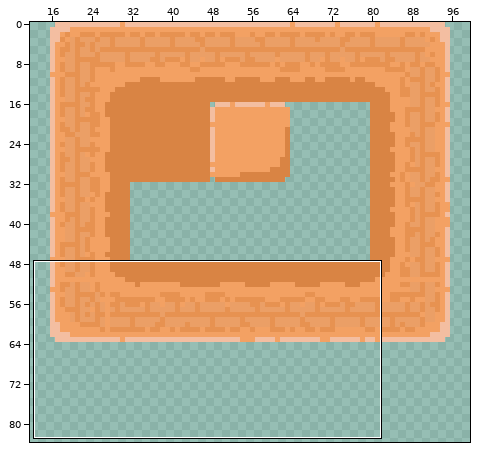
Two versions of one pixel-art file, Assets/Sprites/tile_main.aseprite. Above, an overview of the earlier version with the close-up marked.
Close-up. Earlier state:
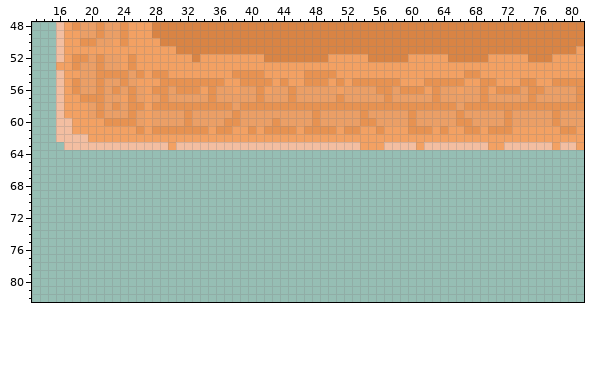
128x128 pixels, 1 frame. Shown: x 13..81, y 48..82. The wide view leaves out empty margins. The commit also changed other parts of the picture, which this record leaves out.
The result:
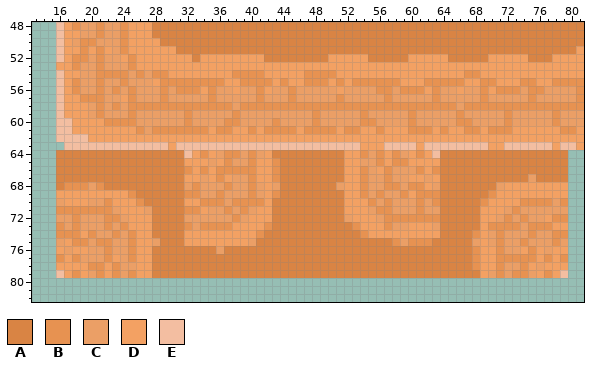
Palette (. is transparent): A #d98444  B #e79251  C #eb9f66  D #f3a163  E #f3bea1
Edits made:
y 50: x 18 D -> C; x 23 D -> C
y 51: x 19 D -> B; x 21 D -> B; x 23..24 DD -> CB
y 53: x 24 D -> C
y 54: x 27 D -> C
y 55: x 26..27 DD -> CC
y 56: x 27..28 DB -> CC
y 57: x 27 D -> C
y 58: x 27 D -> B
y 59..61: x 27 D -> C
y 64: x 16..79 ................................................................ -> AAAAAAAAAAAAAAAAEDBDCBBCBCDAAAAAAAAADDBCBDBCDBDEAAAAAAAAAAAAAAAA
y 65: x 16..79 ................................................................ -> AAAAAAAAAAAAAAAADDDCDBCCBDDBAAAAAAAADDCCBDBBDDDDAAAAAAAAAAAAAAAA
y 66: x 16..79 ................................................................ -> AAAAAAAAAAAAAAAABDBDBBBBBDDBAAAAAAAADDBCDBCCCBDBAAAAAAAAAAAAAAAA
y 67: x 16..79 ................................................................ -> AAAAAAAAAAAAAAAADDCDBDCCBDDBAAAAAAAADDBCCBCCDDCDAAAAAAAAAAACAAAA
y 68: x 16..79 ................................................................ -> ABBBCBAAAAAAAAAACBCCCBCCBCDCAAAAAAACDDBCCBBCBBDCAAAAAAACDDDDDDDD
y 69: x 16..79 ................................................................ -> DDDDDDDDDBAAAAAABBCCBCCCBCDBAAAAAAAADDBCBCCBDBBBAAAAAABDDDDDDDDD
y 70: x 16..79 ................................................................ -> CDDDCCBDDDBAAAAADDBBBCBBBBDAAAAAAAAADDDBCBCCCBCBAAAAABDDDDBBBBCB
y 71: x 16..79 ................................................................ -> BBBBBBBCDDDCAAAABBDCCBCBCDDAAAAAAAAADDDCBBCCCBCCAAAAADDDCBCCCCCC
y 72: x 16..79 ................................................................ -> CCBCCCBBCDDDAAAACCCCCCBCDDDAAAAAAAAACDDDCBBBBBBBAAAAADDCBCBCCDBB
y 73: x 16..79 ................................................................ -> BCBCCCBCBDDDAAAABCBBBBDDDDBAAAAAAAAAABDDDBCCDDDCAAAAADBBBBCBBBDD
y 74: x 16..79 ................................................................ -> BBBDBCCBCBDDAAAADDDDDDDDDBAAAAAAAAAAAABDDDDDDDDDAAAABDCBCCCBCCBB
y 75: x 16..79 ................................................................ -> CDBBCBBCCBDDCAAADDDDDDDDCAAAAAAAAAAAAAAAAABCBBBAAAAACDCBCCBCCCBC
y 76: x 16..79 ................................................................ -> DCDDCCBCCBDDAAAAAAAACAAAAAAAAAAAAAAAAAAAAAAAAAAAAAAABDDBCCDBDCDD
y 77: x 16..79 ................................................................ -> BDBCCCBDCBDDAAAAAAAAAAAAAAAAAAAAAAAAAAAAAAAAAAAAAAAABDDBBBBBDBDB
y 78: x 16..79 ................................................................ -> DDDDBBDBCCDDAAAAAAAAAAAAAAAAAAAAAAAAAAAAAAAAAAAAAAAABDDBCCBDCDDD
y 79: x 16..79 ................................................................ -> EDBDCBDBCBDDAAAAAAAAAAAAAAAAAAAAAAAAAAAAAAAAAAAAAAAAADCBCBBCDBDE
Pixel boxes of the changes (left, top, right, bottom) in both close-ups:
changed: (56, 38, 568, 278)
